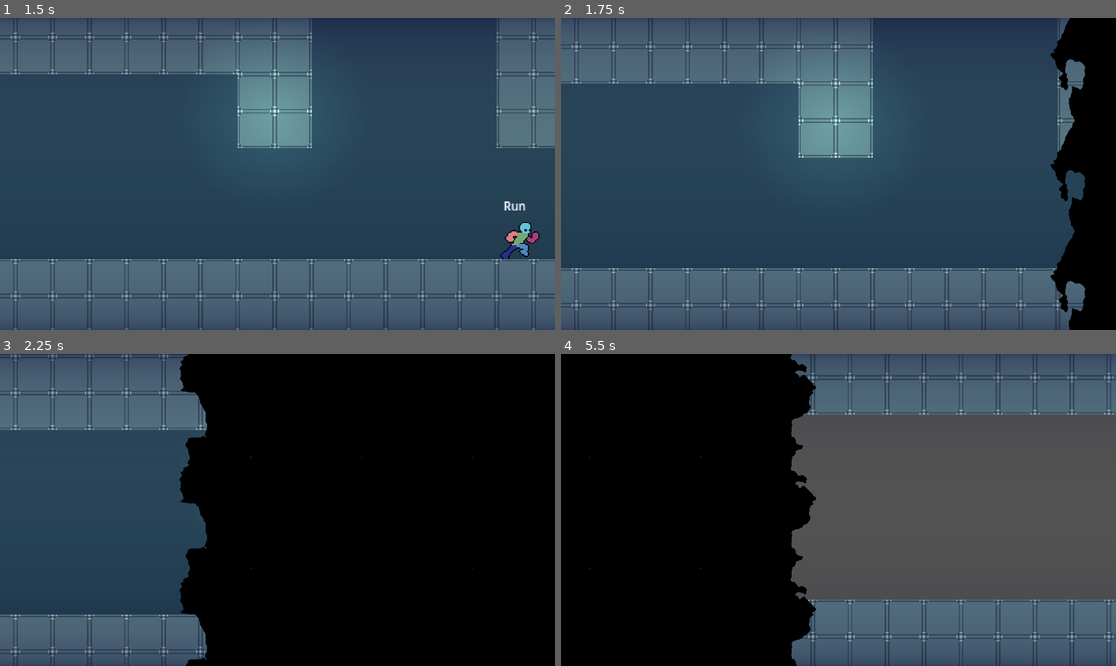
Above: before the commit, frames 1-4 (two rows, left to right).
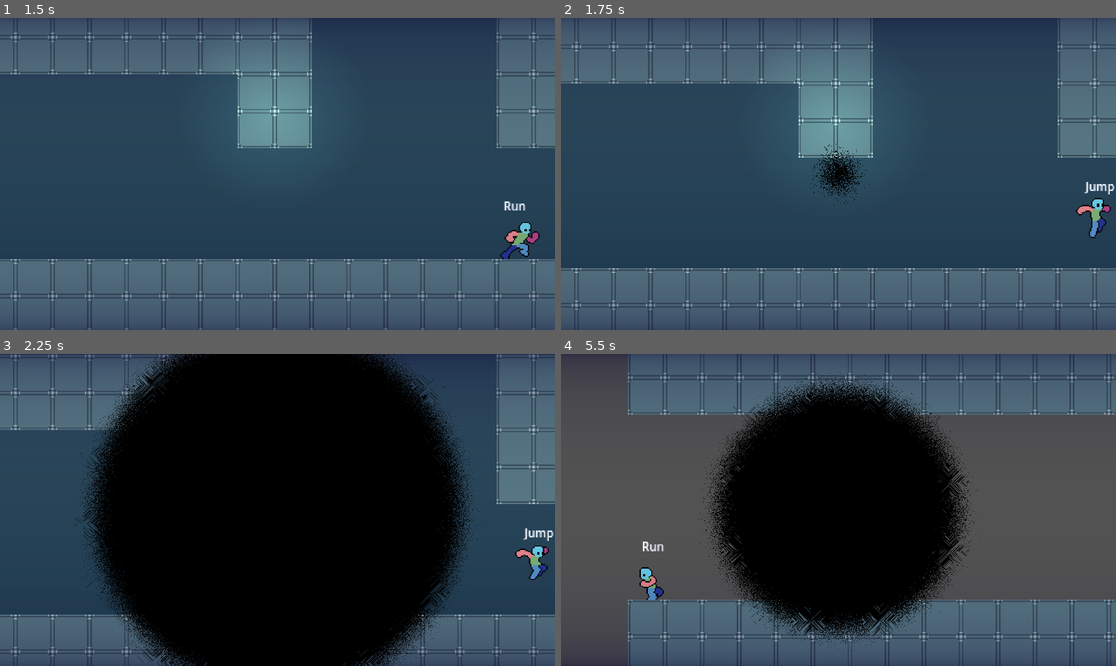
Above: after the commit, the same moments.

Repository: TianJunShi1/harry-forge
Game: Godot game, scene res://main.tscn
Same seed, same stepped clock (60 frames per second), same inputs: the game is played once before the commit and once after it.
Inputs (mouse positions are in pixels of both pictures, inside the frame that each line leads up to):
- Up to frame 1 (1.5 s): move the mouse to (399, 158) at 0.52 s; hold D (right) from 0.53 s (still down); tap E (action) at 0.6 s; tap Space (jump) at 0.77 s; move the mouse to (166, 189) at 1.27 s; tap Shift (run) at 1.35 s
- Up to frame 2 (1.75 s): keep holding D (right); tap Space (jump) at 1.52 s
- Up to frame 3 (2.25 s): move the mouse to (333, 441) at 2.02 s; release D (right) at 2.03 s; hold A (left) from 2.03 s (still down); tap E (action) at 2.1 s
- Up to frame 4 (5.5 s): move the mouse to (810, 572) at 2.77 s; release A (left) at 2.78 s; hold D (right) 2.78-4.28 s; tap Shift (run) at 2.85, 4.35 s; tap Space (jump) at 3.02, 3.77, 4.52 s; move the mouse to (1005, 556) at 3.52 s; tap E (action) at 3.6, 5.1 s; move the mouse to (672, 463) at 4.27 s; hold A (left) 4.28-5.03 s; move the mouse to (866, 510) at 5.02 s; hold D (right) from 5.03 s (still down)

Frame 1 is identical in both runs. In frame 2, 9.1% of the frame differs, in the area x 44-100%, y 0-100%; in frame 3, 36%; in frame 4, 55%, in the area x 0-76%, y 0-100%.

Commit message:
feat: 添加径向溶解转场模式并设为默认效果
shader 新增 direction=4（径向），以宽高比修正后的屏幕中心为原点
计算各像素距离驱动擦除进度，遮罩从中心向外扩散形成溅射溶解效果。
噪声参数对齐截图（rotation=45°, scroll=0.1, feathering=0, width=0.225）。
LevelTransition 枚举新增"径向"选项并设为默认，override_direction 默认开启。

https://claude.ai/code/session_01Nep7k7bm9abyPcpCngC5Ws

Diff:
--- a/general/level_transition/transition.gdshader
+++ b/general/level_transition/transition.gdshader
@@ -5,7 +5,7 @@
 
 uniform float factor : hint_range(0.0, 1.0, 0.01) = 0.54;
 uniform float width = 0.4;
-// 擦除方向：0=从左到右，1=从右到左，2=从上到下，3=从下到上
+// 擦除方向：0=从左到右，1=从右到左，2=从上到下，3=从下到上，4=径向从中心向外
 uniform int direction = 0;
 
 group_uniforms shape;
@@ -38,6 +38,10 @@
 		dir_uv = UV.y;         // 从上到下
 	} else if (direction == 3) {
 		dir_uv = 1.0 - UV.y;  // 从下到上
+	} else if (direction == 4) {
+		// 径向：以屏幕中心为原点，修正宽高比后算距离，使遮罩圆形而非椭圆
+		vec2 radial_uv = (UV - vec2(0.5)) * vec2(1.0, aspect);
+		dir_uv = length(radial_uv) * 2.0;
 	} else {
 		dir_uv = UV.x;         // 从左到右（默认）
 	}
--- a/general/scripts/level_transition.gd
+++ b/general/scripts/level_transition.gd
@@ -14,9 +14,10 @@
 ## 设为 true 可在 grace 期内也触发（默认 false，防止落点反弹）
 @export var ignore_grace: bool = false
 ## 转场方向覆盖：勾选后使用下方手动方向，否则从玩家速度自动检测。
-@export var override_direction: bool = false
-## 仅在 override_direction=true 时生效，玩家进入方向（遮罩从同侧压来）。
-@export_enum("右", "左", "下", "上") var transition_direction: int = 0
+@export var override_direction: bool = true
+## 仅在 override_direction=true 时生效。
+## 右/左/下/上：遮罩从该侧压来；径向：从屏幕中心向外溶解扩散。
+@export_enum("右", "左", "下", "上", "径向") var transition_direction: int = 4
 
 
 func _ready() -> void:
@@ -59,6 +60,6 @@
 			move_dir = 0 if vel.x >= 0.0 else 1  # 右 or 左
 		else:
 			move_dir = 2 if vel.y >= 0.0 else 3  # 下 or 上
-	# 玩家向右 → 遮罩从右侧压来（shader direction 1=从右到左），其余同理。
-	const DIR_FLIP: Array[int] = [1, 0, 3, 2]
+	# 径向模式（4）对称无需翻转；轴向模式需对调（向右运动 → 遮罩从右侧压来）。
+	const DIR_FLIP: Array[int] = [1, 0, 3, 2, 4]
 	return DIR_FLIP[move_dir]
--- a/main.gd
+++ b/main.gd
@@ -13,22 +13,25 @@
 	var mat := ShaderMaterial.new()
 	mat.shader = load("res://general/level_transition/transition.gdshader")
 
-	# Simplex 噪声纹理：让擦除边缘凹凸不规则
+	# Simplex 噪声纹理：让擦除边缘凹凸不规则（对应截图中的 Shape Texture）
 	var noise := FastNoiseLite.new()
 	noise.noise_type = FastNoiseLite.TYPE_SIMPLEX
+	noise.frequency = 0.8  # 较高频率使溅射颗粒更细密
 	var noise_tex := NoiseTexture2D.new()
 	noise_tex.noise = noise
-	noise_tex.width = 128
-	noise_tex.height = 128
+	noise_tex.width = 256
+	noise_tex.height = 256
 	noise_tex.seamless = true
 
 	mat.set_shader_parameter(&"base_color",       Color.BLACK)
 	mat.set_shader_parameter(&"node_resolution",  _fade_rect.get_viewport_rect().size)
 	mat.set_shader_parameter(&"shape_texture",    noise_tex)
 	mat.set_shader_parameter(&"factor",           0.0)
-	mat.set_shader_parameter(&"width",            0.1)
-	mat.set_shader_parameter(&"direction",        0)
-	mat.set_shader_parameter(&"shape_tiling",     5.0)
+	mat.set_shader_parameter(&"width",            0.225)
+	mat.set_shader_parameter(&"direction",        4)      # 径向
+	mat.set_shader_parameter(&"shape_tiling",     8.0)
+	mat.set_shader_parameter(&"shape_rotation",   45.0)
+	mat.set_shader_parameter(&"shape_scroll",     Vector2(0.1, 0.1))
 	mat.set_shader_parameter(&"shape_feathering", 0.0)
 	mat.set_shader_parameter(&"shape_treshold",   1.0)
 
